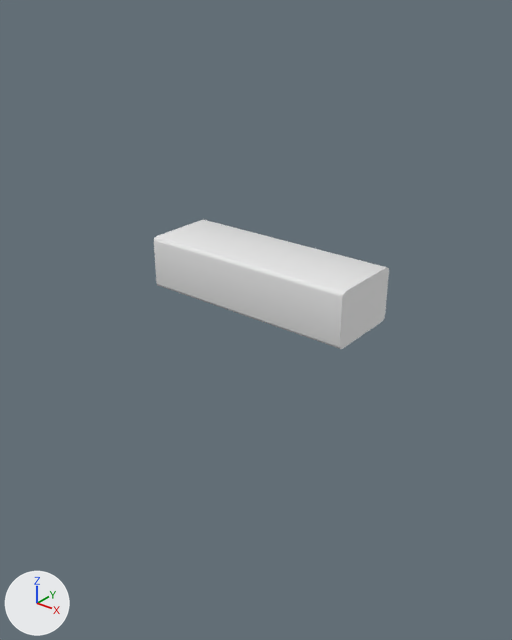
Two versions of the FBX model Content/Geometry/Meshes/SM_JengaBlock.fbx, one commit apart.
One viewpoint serves both versions: a camera (50 mm lens) standing at (79.8, -102.7, 58.9) and looking at (-0.4, -2.4, -3.3). Every picture has the same lights, and +X, +Y and +Z are marked at lower left. Where no turn or scale is listed for an object, it has been applied to the vertices.

Objects in the first picture: 'SM_JengaBlock'.
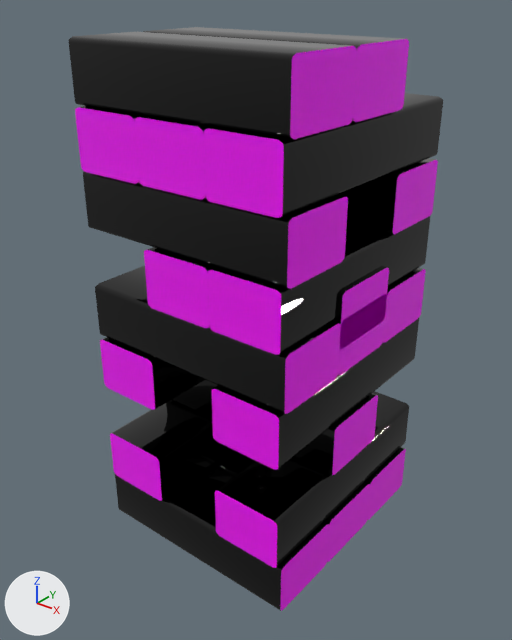
Pixel boxes [x1, y1, x2, y2] of what changed, in the pictures (512 x 640 px):
'SK_JengaTower', added
    after: [69, 27, 443, 611]
    faces in mat_jengabasecolor (black #000000): [69, 27, 443, 611]
    faces in mat_jengaglow (pink #fe00ff): [75, 39, 438, 611]
part 1 of me_mesh, recoloured (grey to pink)
    both: [340, 268, 389, 349]
part 2 of me_mesh, recoloured
    before: [154, 220, 387, 348]
    after: [333, 267, 387, 332]

The change in detail:
Material 'JengaGlow' (mat_jengaglow) is new.
Its base color is (0.988, 0.0, 1.0) (pink #fe00ff).
Its roughness is 0.0.
Material 'JengaBaseColor' (mat_jengabasecolor) is new.
Its base color is (0.0, 0.0, 0.0) (black #000000).
Its roughness is 0.0.
me_mesh has 32 vertices, 30 faces and spans x -22.7..22.7, y -8.0..8.0, z 0.0..11.1.
me_mesh is used by ob_sm_jengablock; location (0.0, 0.0, -0.2).
me_mesh part 1: all 18 faces centred in x -22.7..22.7, y -7.5..7.5, z 0.4..10.6 switch from no material to mat_jengaglow (pink #fe00ff).
me_mesh part 2: all 12 faces centred in x 0.0, y -8.0..8.0, z 0.0..11.1 switch from no material to mat_jengabasecolor (black #000000).
Mesh me_mesh_1 is new.
It has 640 vertices, 600 faces and spans x -22.7..22.7, y -24.6..24.6, z -49.8..49.8.
Faces by material slot: [360, 240].
It uses material mat_jengaglow (pink #fe00ff).
It uses material mat_jengabasecolor (black #000000).
Object 'SK_JengaTower' (ob_sk_jengatower) is new; it shows me_mesh_1.
Its location is (0.0, 0.0, 0.0).
